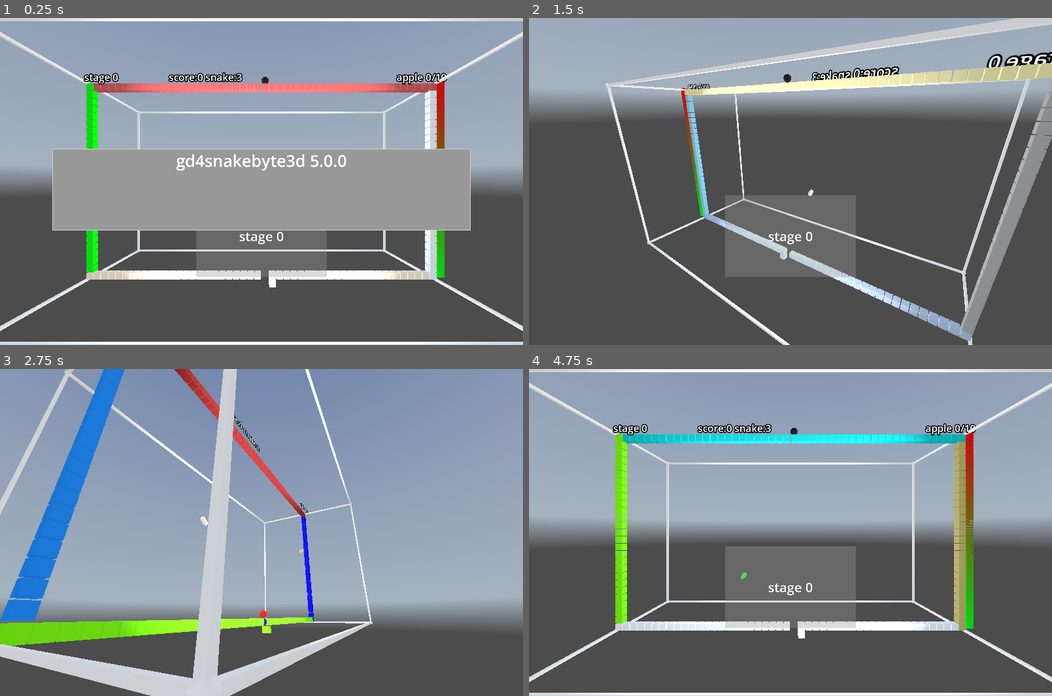
Above: before the commit, frames 1-4 (two rows, left to right).
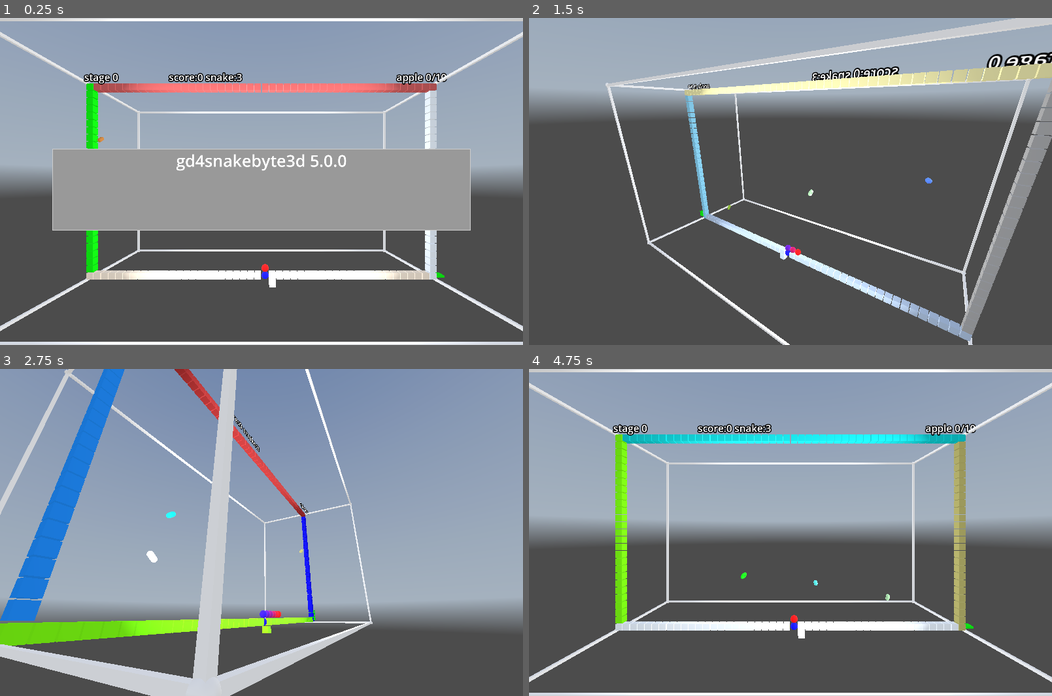
Above: after the commit, the same moments.

Repository: kasworld/gd4snakebyte3d
Game: Godot game, scene res://main.tscn
Two runs of this game, one before a commit and one after it. Both use one fixed random seed, a clock stepped at 60 frames per second and the inputs below. A sky picture missing from this copy of the repository is replaced by a grey-blue gradient.
Inputs (mouse positions are in pixels of both pictures, inside the frame that each line leads up to):
- Up to frame 1 (0.25 s): no input
- Up to frame 2 (1.5 s): tap Enter at 0.5 s; move the mouse to (905, 165) at 0.52 s; hold Right 0.53-1.28 s; tap Q at 0.6 s; click (905, 165) at 0.67 s; tap Space at 0.77 s; move the mouse to (685, 197) at 1.27 s; hold Down from 1.28 s (still down); tap E at 1.35 s
- Up to frame 3 (2.75 s): tap Space at 1.52 s; move the mouse to (313, 460) at 2.02 s; release Down at 2.03 s; hold Right from 2.03 s (still down); tap Enter at 2.1 s
- Up to frame 4 (4.75 s): move the mouse to (764, 597) at 2.77 s; release Right at 2.78 s; hold Up 2.78-3.53 s; tap Q at 2.85 s; click (764, 597) at 2.92 s; tap Space at 3.02, 3.77, 4.52 s; move the mouse to (947, 581) at 3.52 s; hold Left from 3.53 s (still down); tap E at 3.6 s; move the mouse to (633, 483) at 4.27 s; tap Enter at 4.35 s

The runs differ from the first frame. In frame 1, 4.1% of the frame differs, in the area x 18-85%, y 18-80%; in frame 2, 6.5%; in frame 3, 0.2%; in frame 4, 7.2%, in the area x 37-85%, y 18-80%.

Commit message:
del ui from stage

Diff:
--- a/main.gd
+++ b/main.gd
@@ -77,9 +77,8 @@
 func start_stage() -> void:
 	if stage != null :
 		stage.queue_free()
-	stage = preload("res://snake_byte/stage.tscn").instantiate()
+	stage = preload("res://snake_byte/stage.tscn").instantiate().init(WorldSize, game_info)
 	add_child(stage)
-	stage.init(WorldSize, game_info).set_demo_mode(game_info.demo_mode)
 	stage.connect("stage_cleared", stage_cleared)
 	stage.connect("snake_dead", snake_dead)
 func stage_cleared() -> void:
--- a/snake_byte/stage.gd
+++ b/snake_byte/stage.gd
@@ -56,9 +56,6 @@
 	cabinet_size = sz
 	tile_size = Vector3(cabinet_size.x / SBWalls.FieldSize.x, cabinet_size.y / SBWalls.FieldSize.y, cabinet_size.y / SBWalls.FieldSize.y )
 	game_info = gameinfo
-	var vp_size := get_viewport().get_visible_rect().size
-	$StageStartPanel.size = vp_size/4
-	$StageStartPanel.position = vp_size/2 - vp_size/8 + Vector2(0,vp_size.y/6)
 
 	$StageInfo.text = "stage %d" % game_info.stage_number
 	$StageInfo.position = pos2d_to_pos3d(2,SBWalls.FieldSize.y, tile_size.z)
@@ -83,17 +80,6 @@
 	game_info.demo_mode = b
 	return self
 
-func show_start_panel() -> void:
-	$FrameTimer.stop()
-	$StageStartPanel/Label.text = "stage %d" % [ game_info.stage_number ]
-	$StageStartPanel.visible =  true
-	$HidePanelTimer.start(1)
-
-func _on_hide_panel_timer_timeout() -> void:
-	$HidePanelTimer.stop()
-	$StageStartPanel.hide()
-	$FrameTimer.start()
-
 func new_snake() -> SBStage:
 	if snake != null :
 		snake.queue_free()
@@ -103,7 +89,6 @@
 	for n in $AppleContainer.get_children():
 		n.queue_free()
 
-	show_start_panel()
 	snake_step_after_eat = 0
 	apple_make_count = apple_eat_count
 	field = PlacedThings.new(SBWalls.FieldSize)
--- a/snake_byte/stage.tscn
+++ b/snake_byte/stage.tscn
@@ -1,13 +1,7 @@
-[gd_scene load_steps=5 format=3 uid="uid://dcp4trrnspr0q"]
+[gd_scene load_steps=3 format=3 uid="uid://dcp4trrnspr0q"]
 
 [ext_resource type="Script" uid="uid://bl0ir0l2ndush" path="res://snake_byte/stage.gd" id="1_6eo5e"]
 [ext_resource type="PackedScene" uid="uid://dr7etomru4cuy" path="res://snake_byte/walls/walls.tscn" id="2_aees8"]
-
-[sub_resource type="StyleBoxFlat" id="StyleBoxFlat_aees8"]
-bg_color = Color(0.6, 0.6, 0.6, 0.356863)
-
-[sub_resource type="LabelSettings" id="LabelSettings_aees8"]
-font_size = 64
 
 [node name="SnakeByte" type="Node3D"]
 script = ExtResource("1_6eo5e")
@@ -16,6 +10,7 @@
 
 [node name="FrameTimer" type="Timer" parent="."]
 wait_time = 0.2
+autostart = true
 
 [node name="StageInfo" type="Label3D" parent="."]
 pixel_size = 0.05
@@ -28,19 +23,4 @@
 
 [node name="AppleContainer" type="Node3D" parent="."]
 
-[node name="StageStartPanel" type="PanelContainer" parent="."]
-offset_right = 40.0
-offset_bottom = 40.0
-theme_override_styles/panel = SubResource("StyleBoxFlat_aees8")
-
-[node name="Label" type="Label" parent="StageStartPanel"]
-layout_mode = 2
-label_settings = SubResource("LabelSettings_aees8")
-horizontal_alignment = 1
-vertical_alignment = 1
-
-[node name="HidePanelTimer" type="Timer" parent="."]
-one_shot = true
-
 [connection signal="timeout" from="FrameTimer" to="." method="_on_frame_timer_timeout"]
-[connection signal="timeout" from="HidePanelTimer" to="." method="_on_hide_panel_timer_timeout"]
